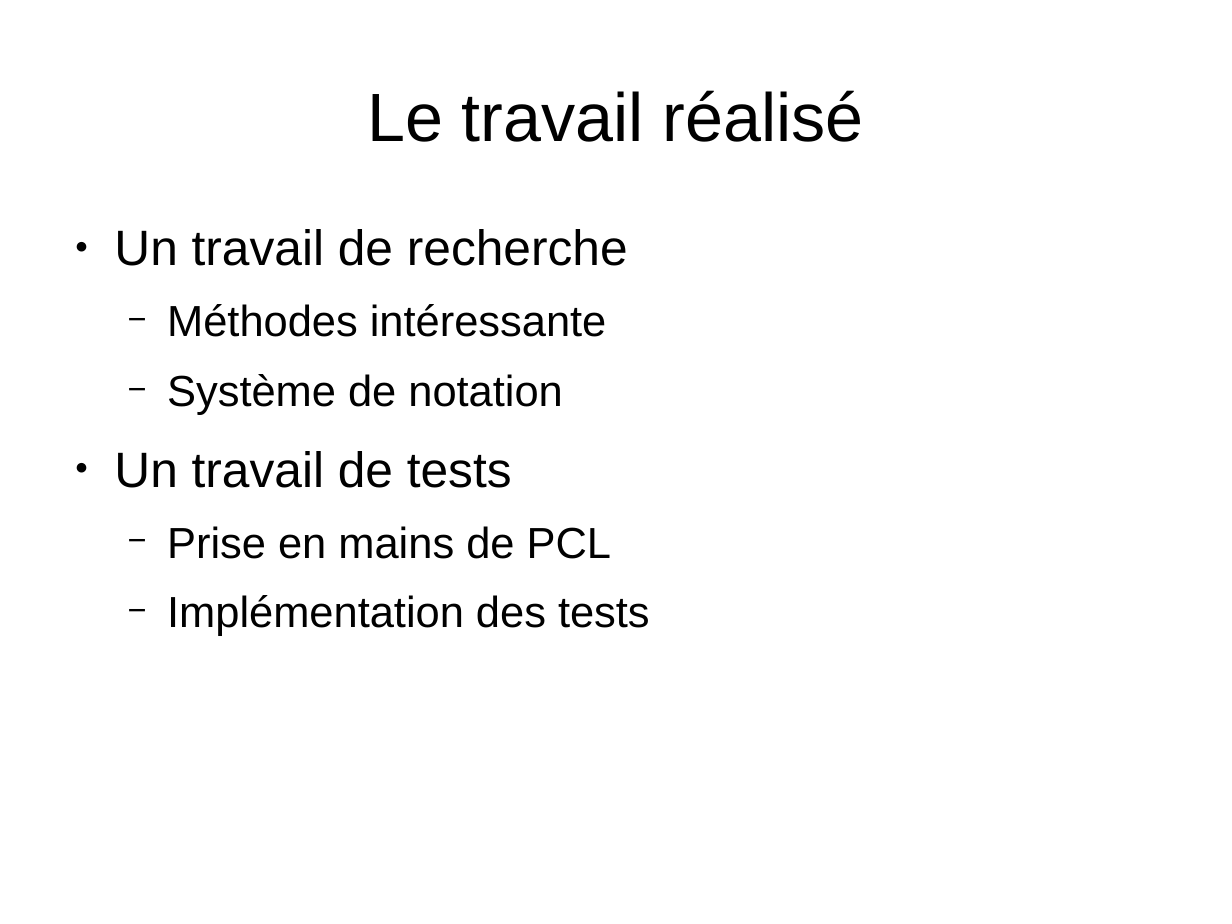
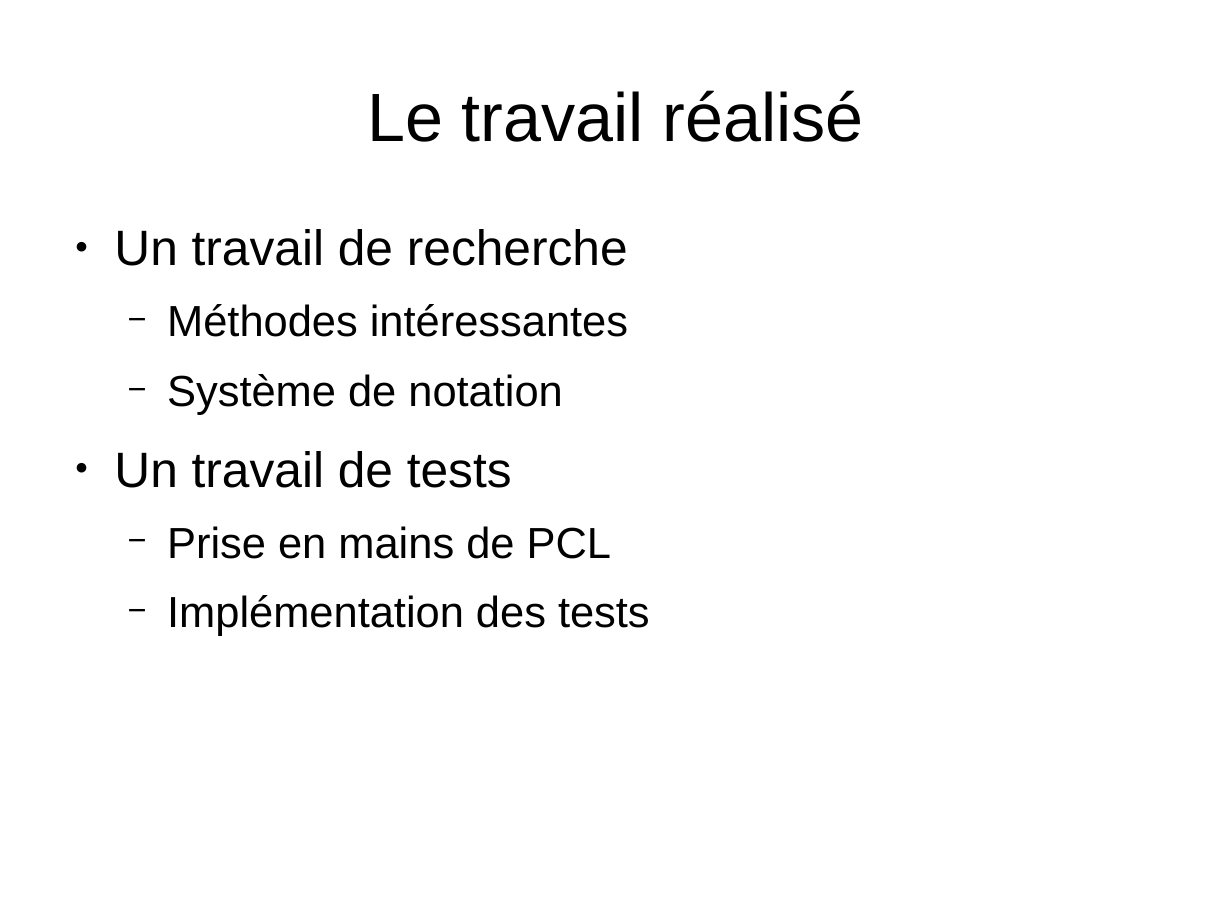
Before and after one commit to MABILYJohan/TER_Recalage_multi_points, a slide deck: slide 4 of Rapports et diapos/Diapositive_TER.odp. Drawn at 1232x924 pixels with LibreOffice and Linux fonts; fonts in the diff are those of the drawing; background and template pictures are left out. Boxes give left, top, right and bottom in pixels: in the first picture for what was removed or moved away, otherwise in the second. Text is boxed around its words. In the diff, an @@ line names an element or a change of style, - is before the commit and + after.

```diff
--- a/Rapports et diapos/Diapositive_TER.odp
+++ b/Rapports et diapos/Diapositive_TER.odp
@@ text at (167,304,628,337): text changed @@
-  − Méthodes intéressante
+  − Méthodes intéressantes
```
Also in this commit, not shown: 8 other slides changed.
